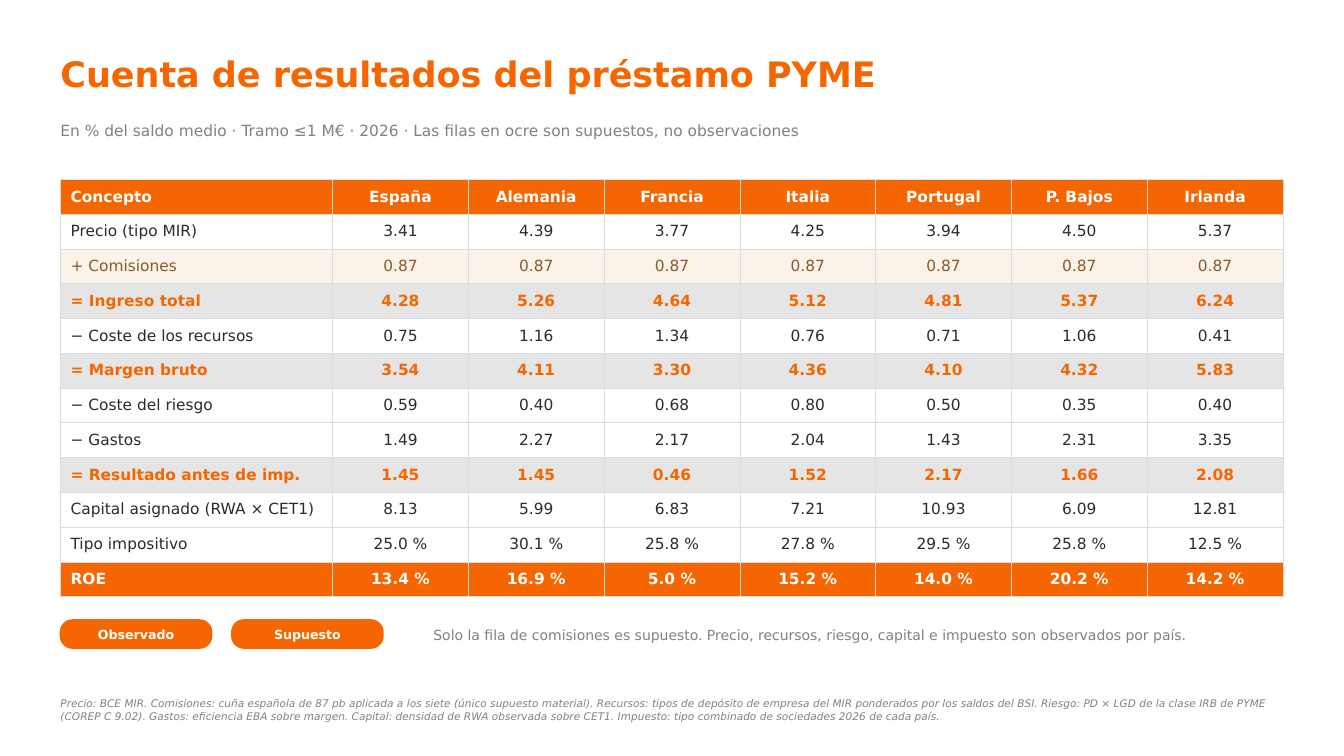
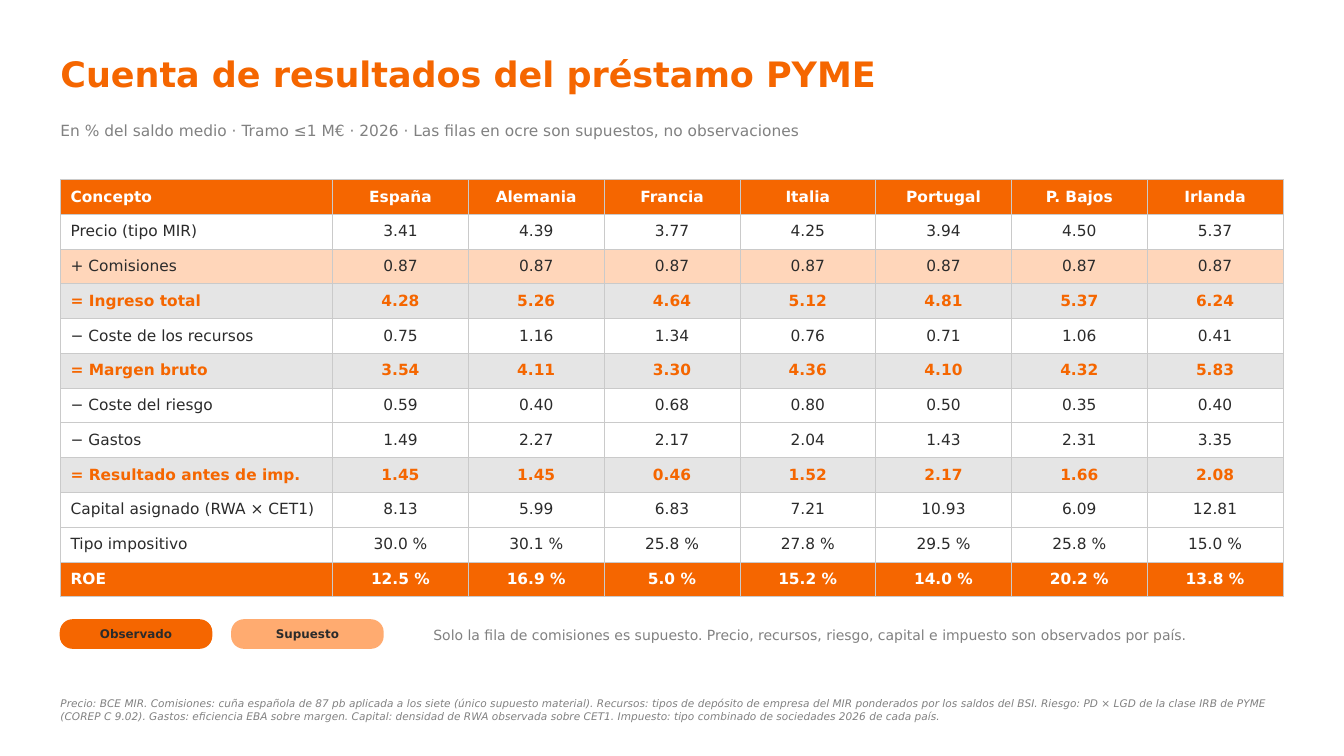
Before and after one commit to agomez2812-lang/sturdy-barnacle, a slide deck: slide 6 of pres/rentabilidad_pyme.pptx. Drawn at 1344x756 pixels with LibreOffice and Linux fonts; fonts in the diff are those of the drawing. Boxes give left, top, right and bottom in pixels: in the first picture for what was removed or moved away, otherwise in the second. Text is boxed around its words. In the diff, an @@ line names an element or a change of style, - is before the commit and + after.

```diff
--- a/pres/rentabilidad_pyme.pptx
+++ b/pres/rentabilidad_pyme.pptx
@@ table at (x1=60, y1=179, x2=1286, y2=589) @@
-row 11, column 2: 25.0 %
+row 11, column 2: 30.0 %
-row 11, column 8: 12.5 %
+row 11, column 8: 15.0 %
-row 12, column 2: 13.4 %
+row 12, column 2: 12.5 %
-row 12, column 8: 14.2 %
+row 12, column 8: 13.8 %
@@ fill #FBF2EA to #FFD6BA in row 3 @@
@@ text colour #8A5A2B to #2B2B2B in "+ Comisiones", "0.87", "0.87", "0.87" and 4 more places @@
@@ borders changed @@
@@ text "Observado" at (x1=100, y1=629, x2=172, y2=638): size 9 to 8.5 pt, text colour #FFFFFF to #2B2B2B @@
@@ text "Supuesto" at (x1=276, y1=629, x2=339, y2=641): size 9 to 8.5 pt, text colour #FFFFFF to #2B2B2B @@
@@ rounded rectangle at (x1=232, y1=620, x2=383, y2=648): fill #F56600 to #FFAB70; outline #F56600 1 pt to #FFAB70 1 pt @@
```
Also in this commit, not shown: 20 other slides changed, 5 other files.
